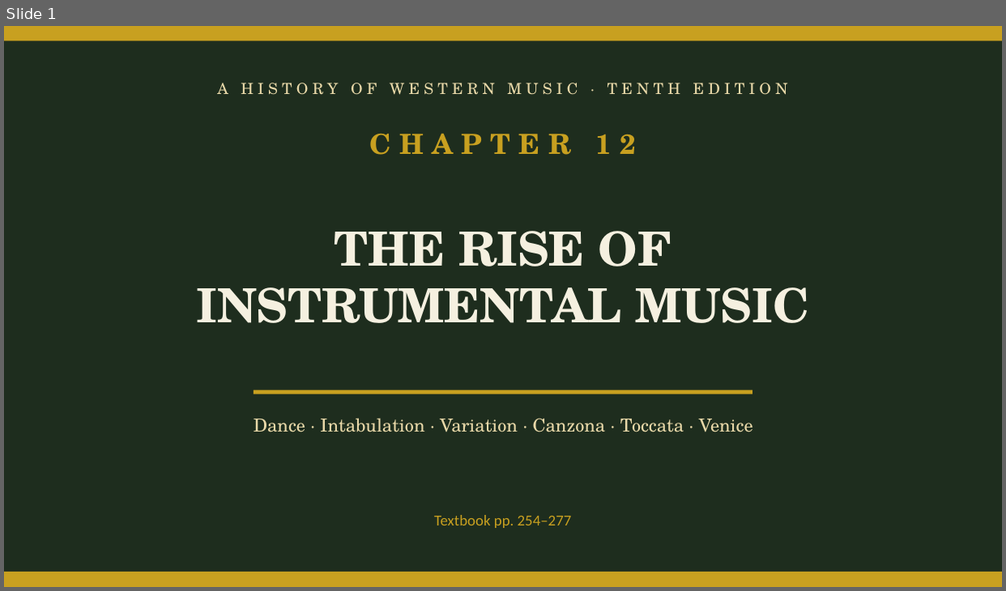
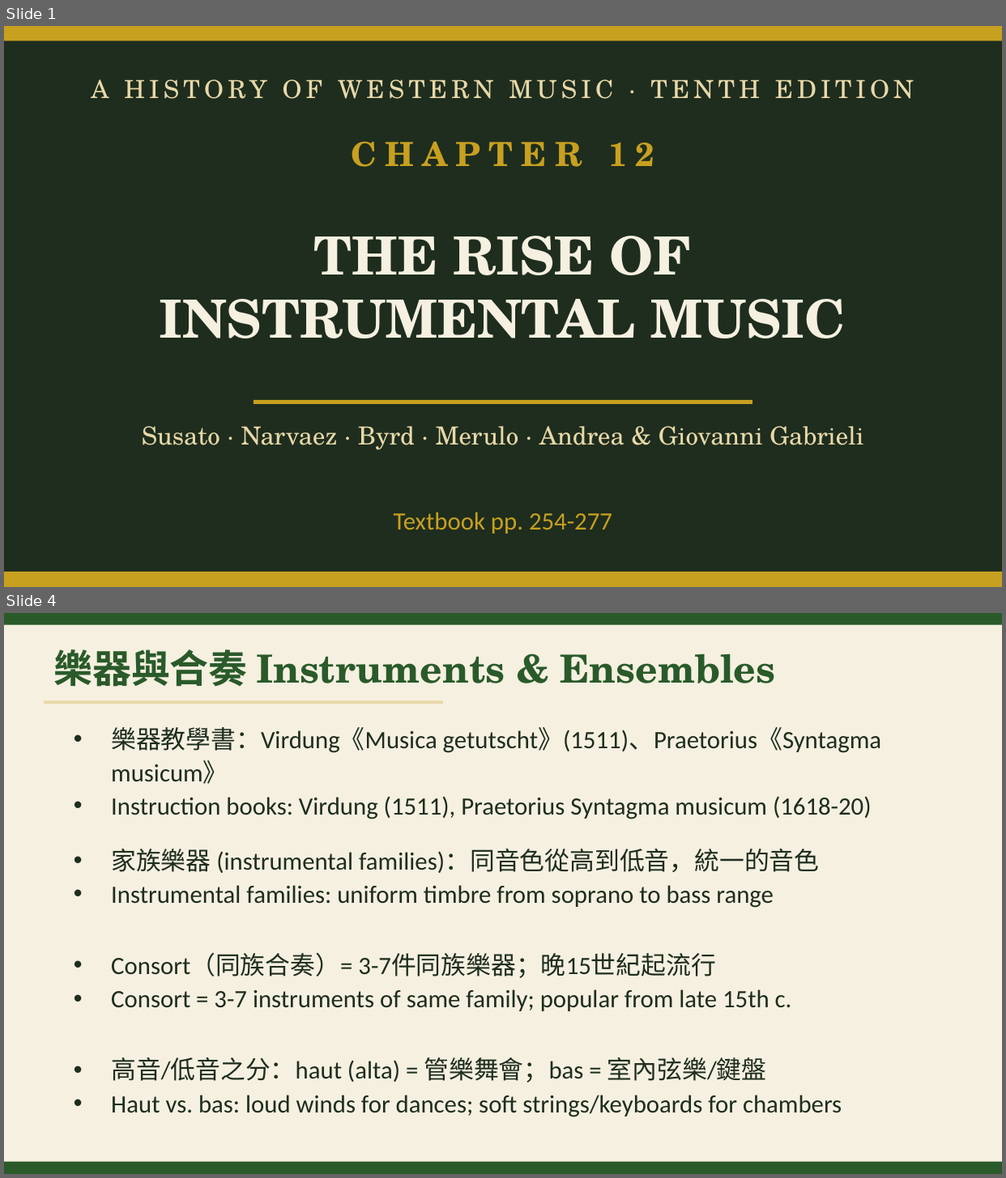
Before and after one commit to ccli-taipower/A_History_of_Western_Music, a slide deck: Ch12_Instrumental.pptx. Shown one above the other, each under a label of ours: slide 1 before the commit, slides 1 and 4 after it; the slides between them are not shown. The pictures are 1006x591 and 1006x1178 pixels, drawn with LibreOffice and Linux fonts; fonts in the diff are those of the drawing. Boxes give left, top, right and bottom in pixels: in the first picture for what was removed or moved away, otherwise in the second. Text is boxed around its words. In the diff, an @@ line names an element or a change of style, - is before the commit and + after.

```diff
--- a/Ch12_Instrumental.pptx
+++ b/Ch12_Instrumental.pptx
@@ slide 4 added at (4, 613, 1002, 1174), background #F5F0E0 @@
@@ rectangle added at (4, 613, 1002, 625), fill #2A5A2A @@
@@ text added at (53, 649, 776, 687), 28 pt, text #2A5A2A, bold @@
+樂器與合奏 Instruments & Ensembles
@@ rectangle added at (44, 700, 443, 704), fill #E8D8A8 @@
@@ text added at (111, 727, 881, 820), 18 pt, text #1E2D1E @@
+• 樂器教學書：Virdung《Musica getutscht》(1511)、Praetorius《Syntagma musicum》
+• Instruction books: Virdung (1511), Praetorius Syntagma musicum (1618-20)
@@ text added at (111, 849, 819, 908), 18 pt, text #1E2D1E @@
+• 家族樂器 (instrumental families)：同音色從高到低音，統一的音色
+• Instrumental families: uniform timbre from soprano to bass range
@@ text added at (111, 953, 792, 1012), 18 pt, text #1E2D1E @@
+• Consort（同族合奏）= 3-7件同族樂器；晚15世紀起流行
+• Consort = 3-7 instruments of same family; popular from late 15th c.
@@ text added at (111, 1058, 842, 1118), 18 pt, text #1E2D1E @@
+• 高音/低音之分：haut (alta) = 管樂舞會；bas = 室內弦樂/鍵盤
+• Haut vs. bas: loud winds for dances; soft strings/keyboards for chambers
@@ rectangle added at (4, 1162, 1002, 1174), fill #2A5A2A @@
@@ slide 1 changed as well @@
@@ text "A HISTORY OF WESTERN MUSIC ..." at (91, 79, 914, 99): size 11 to 18 pt @@
@@ text "CHAPTER 12" at (351, 141, 654, 167): size 20 to 24 pt @@
@@ text "THE RISE OF" at (160, 236, 846, 339): size 34 to 38 pt @@
@@ 2 texts, 1 rectangle: place and size @@
-2 texts, 1 rectangle at (196, 134, 809, 395)
+2 texts, 1 rectangle at (160, 141, 846, 404)
@@ text at (142, 426, 863, 450): text changed; size 13 to 18 pt @@
-Dance · Intabulation · Variation · Canzona · Toccata · Venice
+Susato · Narvaez · Byrd · Merulo · Andrea & Giovanni Gabrieli
@@ text at (394, 512, 612, 534): text changed; size 11 to 18 pt @@
-Textbook pp. 254–277
+Textbook pp. 254-277
```
Also in this commit, not shown: 26 other slides added, 9 slides removed, 37 other files.
